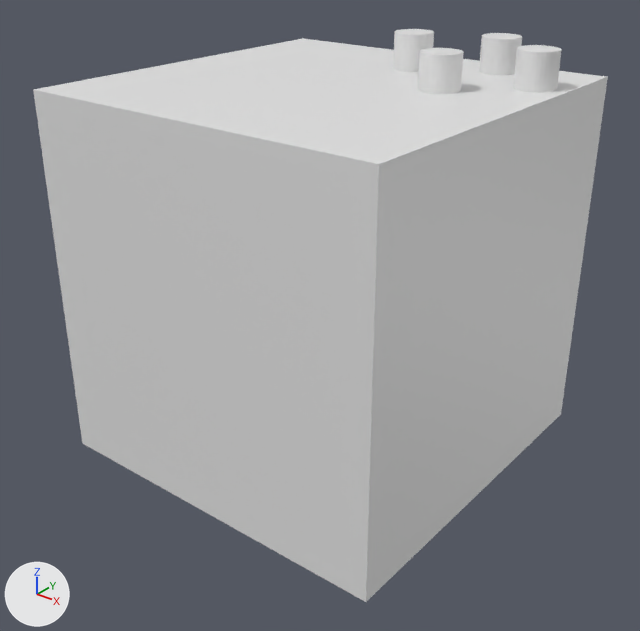
An edit to the Blender file models/controller.blend, drawn before and after from the same camera.
Rendered twice from a 50 mm lens placed at (2.82, -3.51, 1.96), pointed at (-0.02, 0.04, -0.24). Arrows for +X, +Y and +Z are at lower left; the lights stay in place.

Script lines for the objects in view, before the commit:
```python
me_button = bpy.data.meshes.new('Button')
me_button.from_pydata(...)  # a 32-sided cylinder along z spanning x -1.0..1.0, y -1.0..1.0, z -1.0..1.0
me_button.materials.append(mat_material)  # its picture is missing
me_cube = bpy.data.meshes.new('Cube')
me_cube.from_pydata(...)  # a box spanning x -1.0..1.0, y -1.0..1.0, z -1.0..1.0
me_cube.materials.append(mat_material)  # its picture is missing
ob_buttona = bpy.data.objects.new('ButtonA', me_button)
ob_buttona.location = (0.607, 0.165, 1.165)
ob_buttona.scale = (-0.102, -0.102, -0.102)
ob_buttona.instance_type = 'VERTS'
ob_buttonb = bpy.data.objects.new('ButtonB', me_button)
ob_buttonb.location = (0.211, 0.54, 1.176)
ob_buttonb.scale = (-0.102, -0.102, -0.102)
ob_buttonb.instance_type = 'VERTS'
ob_buttonx = bpy.data.objects.new('ButtonX', me_button)
ob_buttonx.location = (0.945, 0.482, 1.172)
ob_buttonx.scale = (-0.102, -0.102, -0.102)
ob_buttonx.instance_type = 'VERTS'
ob_buttony = bpy.data.objects.new('ButtonY', me_button)
ob_buttony.location = (0.609, 0.745, 1.168)
ob_buttony.scale = (-0.102, -0.102, -0.102)
ob_buttony.instance_type = 'VERTS'
ob_frame = bpy.data.objects.new('Frame', me_cube)
ob_frame.location = (0.106, -0.036, 0.091)
```
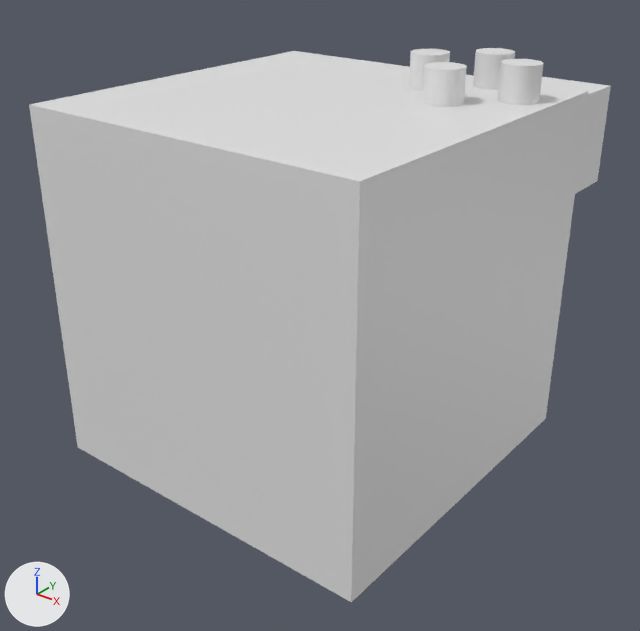
What the commit changed:
Mesh me_trigger is new.
It is a box spanning x -1.0..1.0, y 0.0..2.0, z -2.0..0.0.
It uses material mat_material (its picture is missing).
Object 'Frame' (ob_frame) moves from (0.106, -0.036, 0.091) to (0.0, 0.0, 0.0).
In object 'ButtonA' (ob_buttona), parent is now set to ob_frame.
In object 'ButtonA' (ob_buttona), matrix_parent_inverse is now set to Matrix(((1.0, 0.0, 0.0, -0.106), (0.0, 1.0, 0.0, 0.0355), (0.0, 0.0, 1.0, -0.0913), (0.0, 0.0, 0.0, 1.0))).
Object 'ButtonA' (ob_buttona) moves from (0.607, 0.165, 1.165) to (0.656, 0.268, 1.165).
Object 'ButtonY' (ob_buttony) moves from (0.609, 0.745, 1.168) to (0.648, 0.778, 1.168).
Object 'ButtonX' (ob_buttonx) moves from (0.945, 0.482, 1.172) to (0.405, 0.528, 1.172).
Object 'ButtonB' (ob_buttonb) moves from (0.211, 0.54, 1.176) to (0.927, 0.533, 1.176).
Object 'TR' (ob_tr) is new; it shows me_trigger.
Its parent is ob_frame.
Its matrix parent inverse is Matrix(((1.0, 0.0, 0.0, -0.106), (0.0, 1.0, 0.0, 0.0355), (0.0, 0.0, 1.0, -0.0913), (0.0, 0.0, 0.0, 1.0))).
Its location is (0.662, 1.089, 0.99).
Its scale is (0.291, 0.291, 0.291).

Boxes (x1, y1, x2, y2) around the edits, measured in the pictures (640 x 631 px):
'Frame', moved
    before: (33, 38, 608, 602)
    after: (29, 51, 588, 602)
'ButtonB', moved
    before: (393, 29, 434, 72)
    after: (498, 59, 543, 105)
'ButtonX', moved
    before: (513, 45, 562, 93)
    after: (409, 49, 450, 91)
'ButtonA', moved
    before: (418, 48, 464, 94)
    after: (422, 62, 467, 107)
'TR', added
    after: (541, 77, 611, 194)
'ButtonY', moved
    before: (479, 33, 522, 75)
    after: (473, 48, 515, 90)
